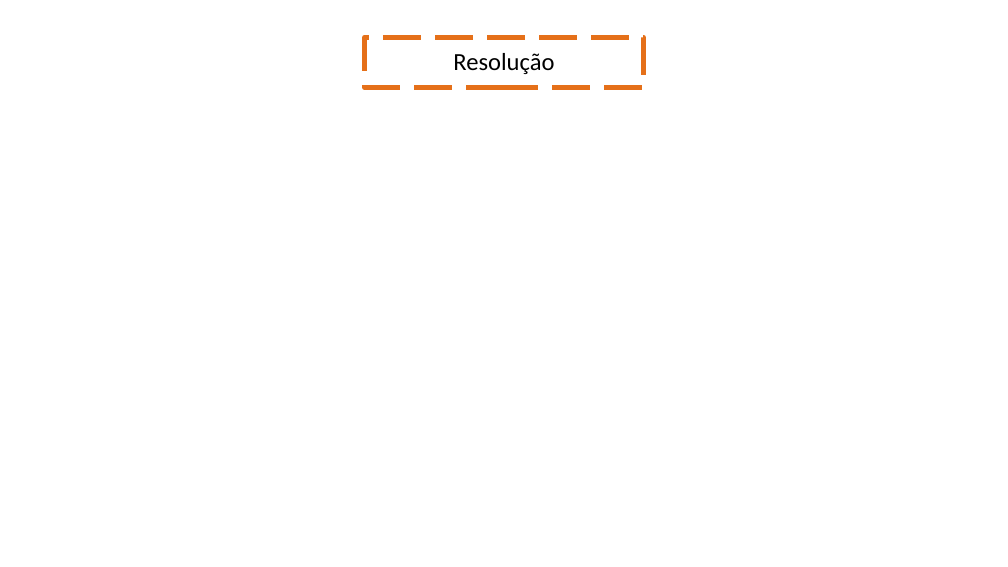
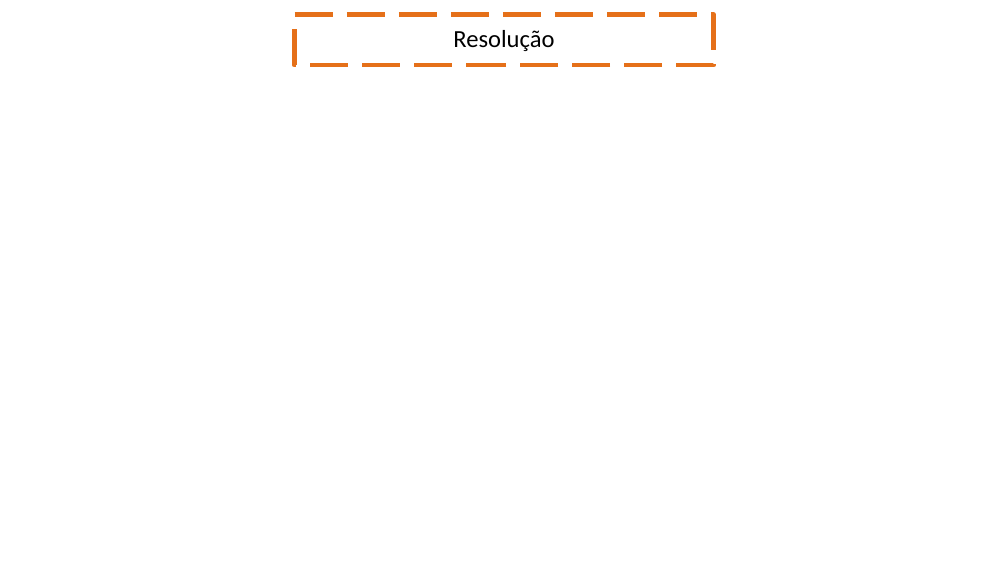
Before and after one commit to diegozn/busfacility, a slide deck: slide 13 of Apresentação/Sprint 2.pptx (slide 11 before the commit). Drawn at 1008x567 pixels with LibreOffice and Linux fonts; fonts in the diff are those of the drawing; background and template pictures are left out. Boxes give left, top, right and bottom in pixels: in the first picture for what was removed or moved away, otherwise in the second. Text is boxed around its words. In the diff, an @@ line names an element or a change of style, - is before the commit and + after.

```diff
--- a/Apresentação/Sprint 2.pptx
+++ b/Apresentação/Sprint 2.pptx
@@ rectangle "Resolução" resized from (x1=364, y1=37, x2=644, y2=88) to (x1=294, y1=15, x2=714, y2=66) @@
```
Also in this commit, not shown: 3 other slides changed, 2 slides added.
